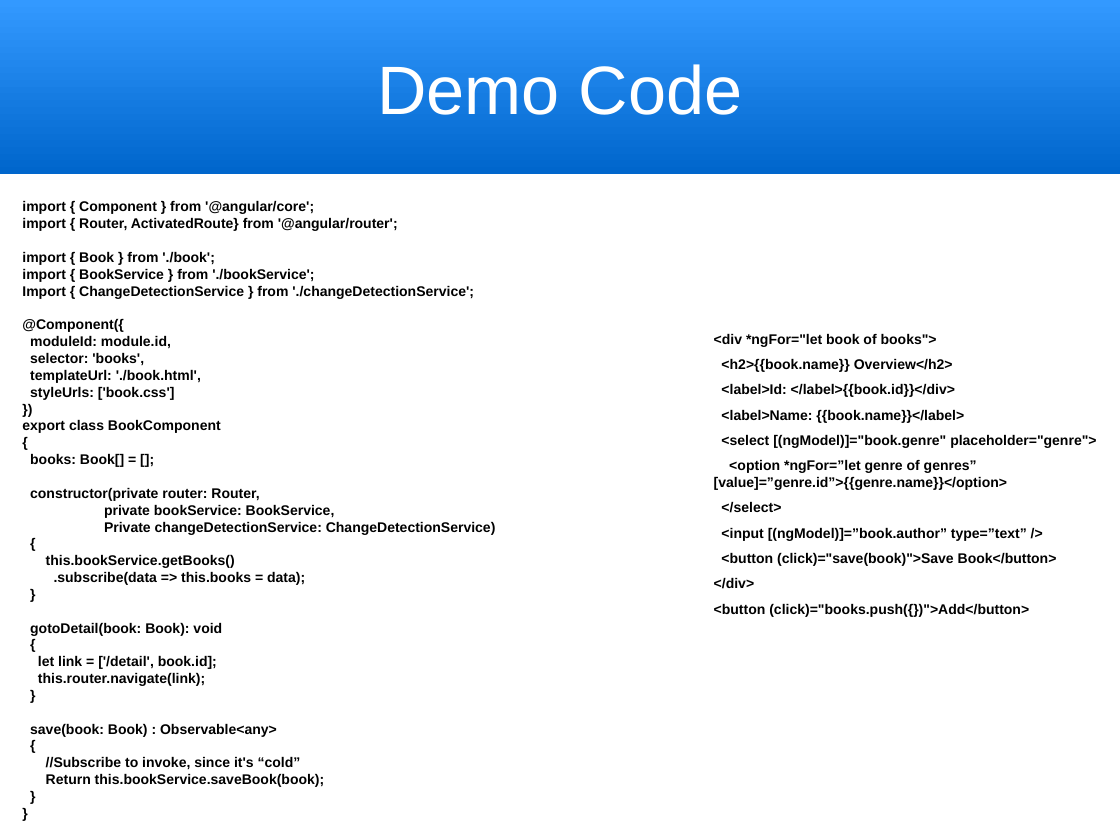
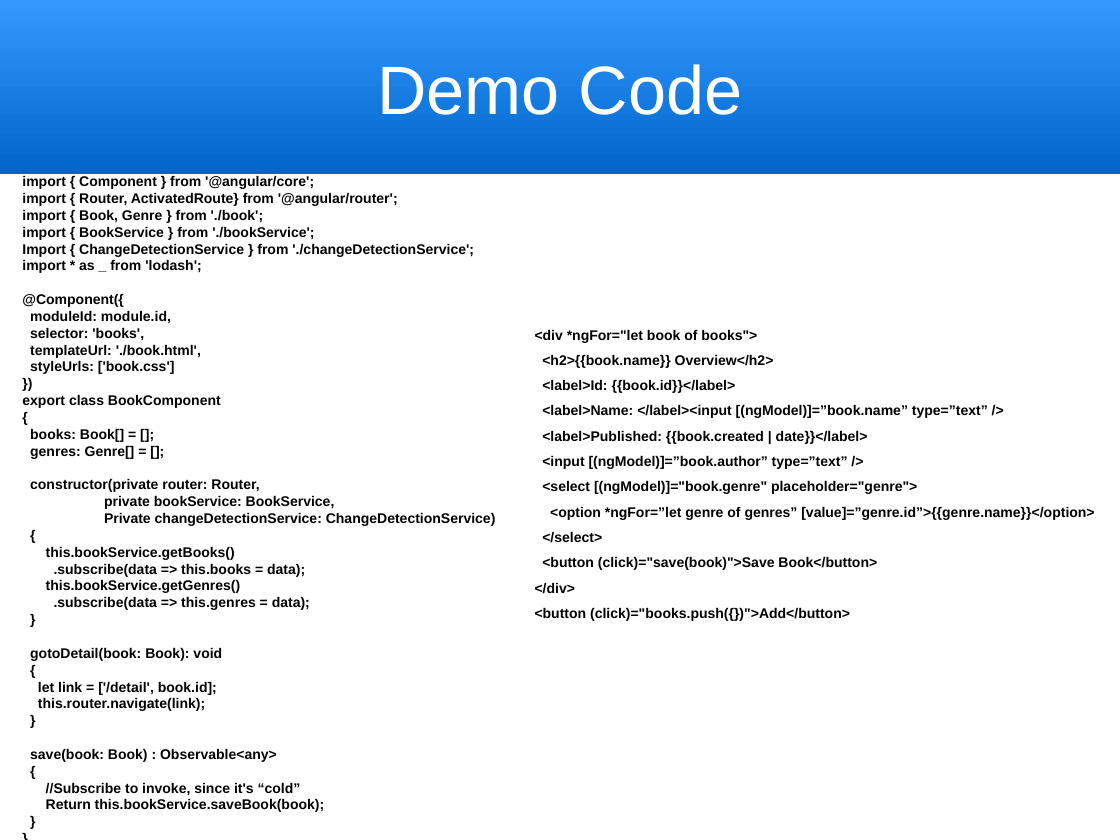
Before and after one commit to trognus/devcon2016, a slide deck: slide 12 of devconNg2.odp. Drawn at 1120x840 pixels with LibreOffice and Linux fonts; fonts in the diff are those of the drawing. Boxes give left, top, right and bottom in pixels: in the first picture for what was removed or moved away, otherwise in the second. Text is boxed around its words. In the diff, an @@ line names an element or a change of style, - is before the commit and + after.

```diff
--- a/devconNg2.odp
+++ b/devconNg2.odp
@@ text "<div *ngFor="let book of books">": place and size @@
-text "<div *ngFor="let book of books">" at box(714, 334, 1096, 617)
+text "<div *ngFor="let book of books">" at box(535, 330, 1094, 621)
@@ text at box(22, 210, 264, 223): text changed @@
-import { Book } from './book';
+import { Book, Genre } from './book';
@@ text at box(22, 260, 201, 273): paragraph added @@
+import * as _ from 'lodash';
@@ text at box(542, 380, 988, 469): text changed @@
-<label>Id: </label>{{book.id}}</div>
-<label>Name: {{book.name}}</label>
+<label>Id: {{book.id}}</label>
+<label>Name: </label><input [(ngModel)]=”book.name” type=”text” />
+<label>Published: {{book.created | date}}</label>
+<input [(ngModel)]=”book.author” type=”text” />
@@ text at box(30, 446, 135, 459): paragraph added @@
+genres: Genre[] = [];
@@ text at box(721, 528, 1027, 541): paragraph removed @@
-<input [(ngModel)]=”book.author” type=”text” />
@@ text at box(46, 580, 310, 610): paragraphs added @@
+this.bookService.getGenres()
+.subscribe(data => this.genres = data);
```
Also in this commit, not shown: 6 other slides changed, 3 slides added, 1 other file.
